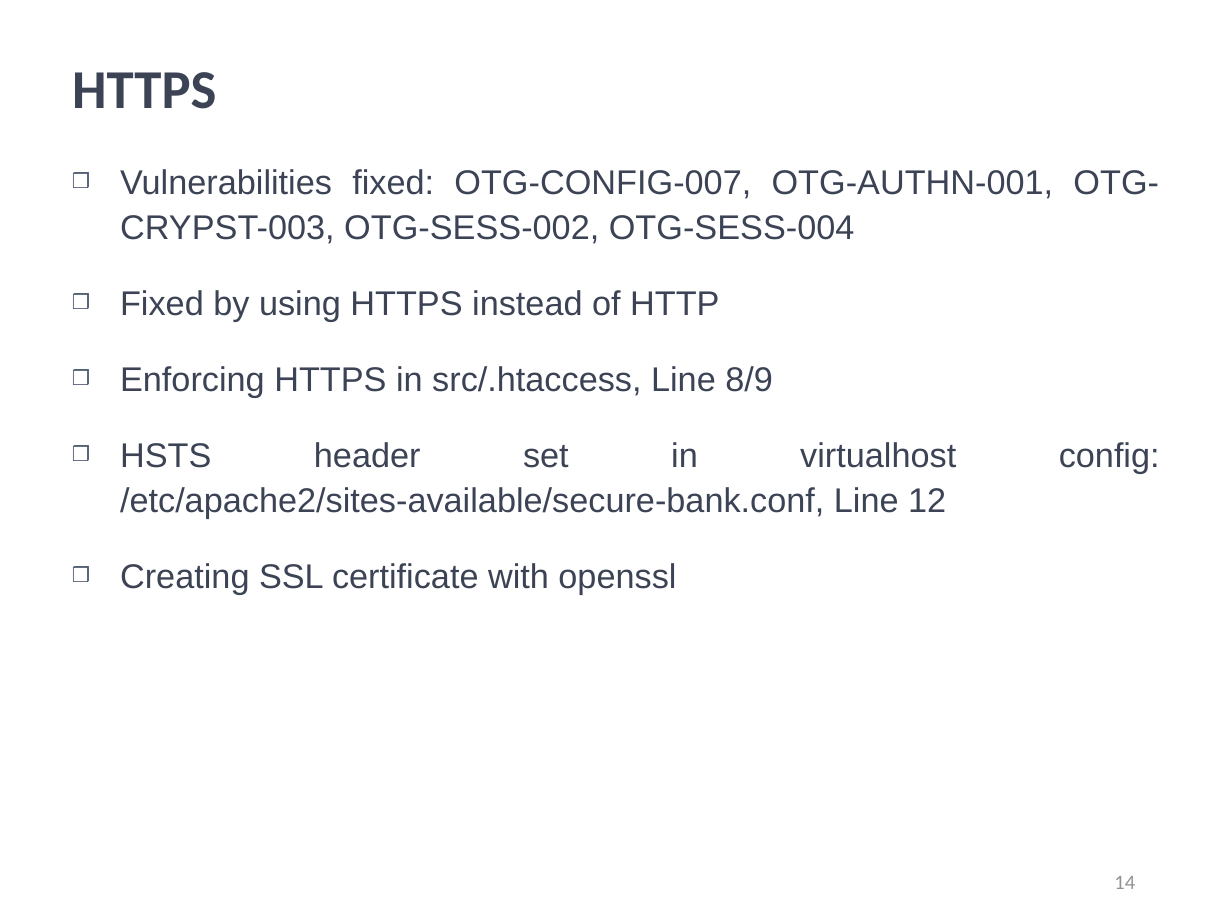
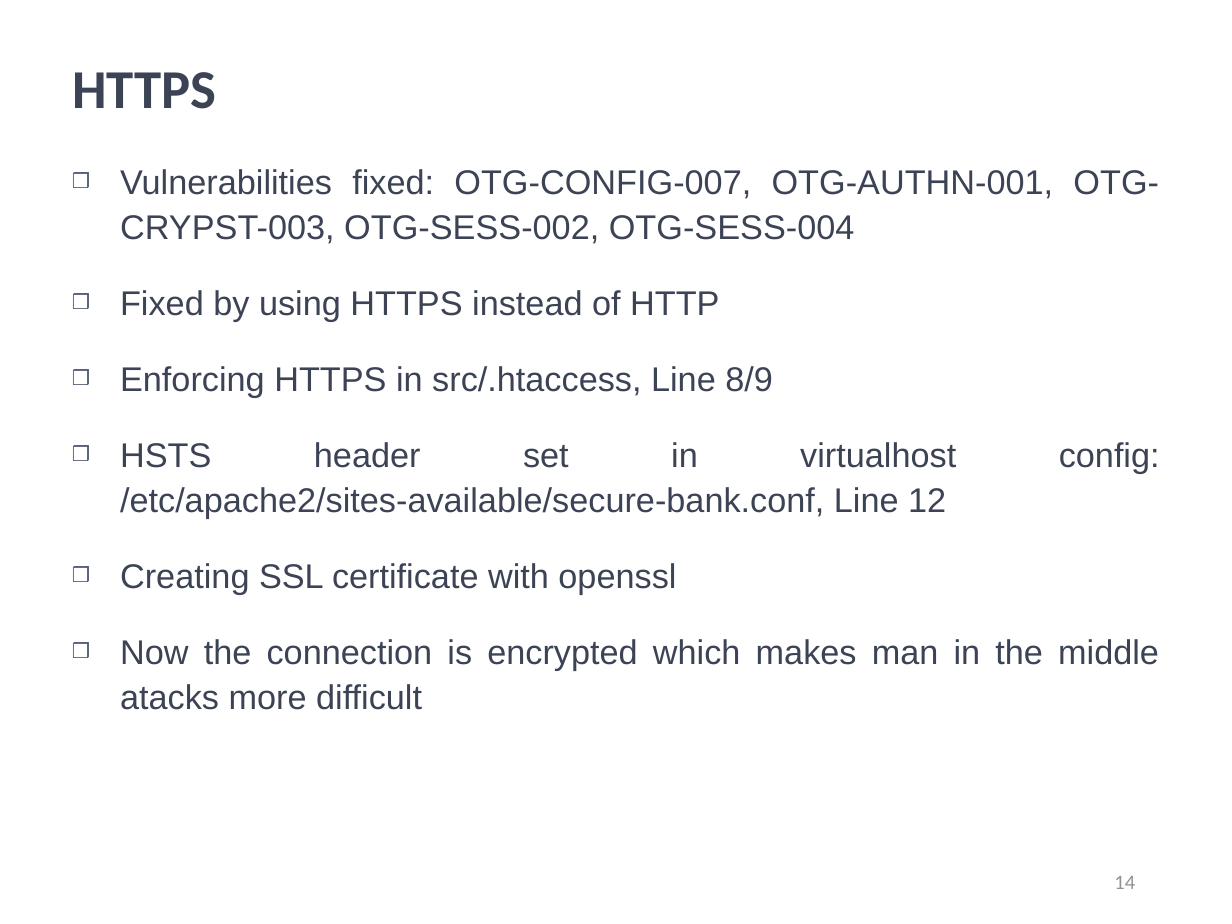
Before and after one commit to kwuerl/secure-coding-team-8, a slide deck: slide 14 of presentations/Phase3.ppt. Drawn at 1232x924 pixels with LibreOffice and Linux fonts; fonts in the diff are those of the drawing; background and template pictures are left out. Boxes give left, top, right and bottom in pixels: in the first picture for what was removed or moved away, otherwise in the second. Text is boxed around its words. In the diff, an @@ line names an element or a change of style, - is before the commit and + after.

```diff
--- a/presentations/Phase3.ppt
+++ b/presentations/Phase3.ppt
@@ text at [120,639,1159,710]: paragraph added @@
+❒ Now the connection is encrypted which makes man in the middle atacks more difficult
```
Also in this commit, not shown: 9 other slides changed.
